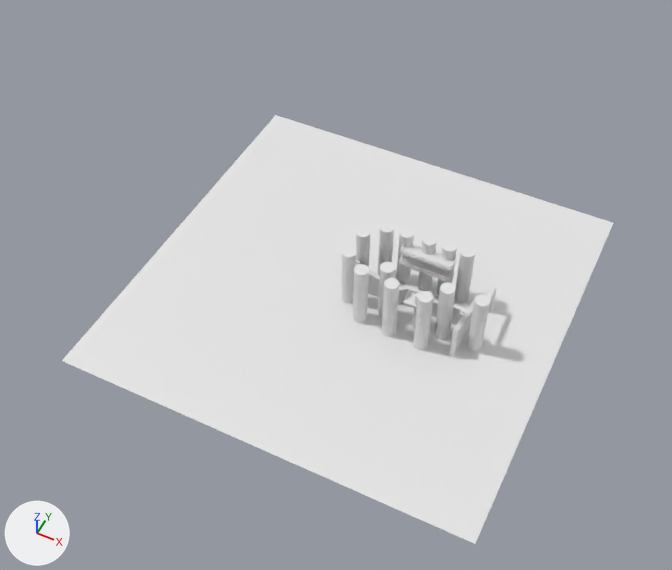
Renders of the Blender file public/asset/model/hest.blend from each side of a commit.
Camera for both pictures: a 50 mm camera at (115.0, -249.0, 295.0) aimed at (-4.0, -11.0, -3.0). Every picture has the same lights, and +X, +Y and +Z are marked at lower left. Materials are left out; every surface is plain grey.

In view in the first picture: 'fon', 'plane', 'platform'.
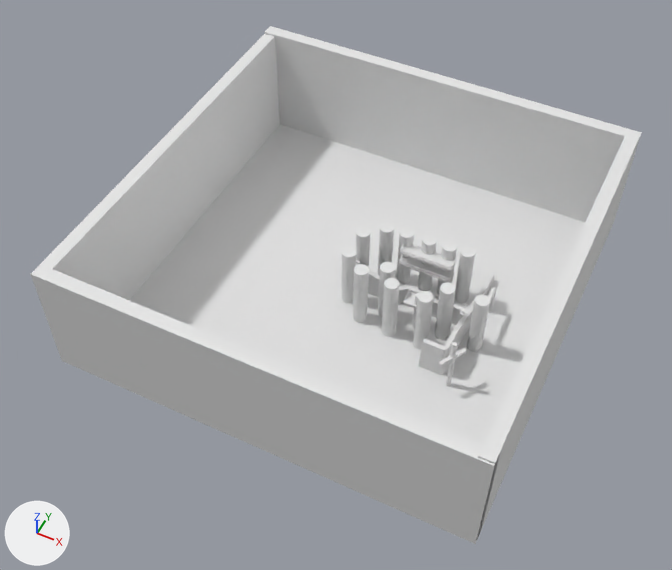
What differs and where, as boxes (x1, y1, x2, y2) in the pictures (672 x 570 px):
'plane', reshaped (11% wider, 21% taller): before (62, 115, 613, 544); after (31, 26, 642, 544)
'platform', reshaped (9% wider, 18% taller): before (356, 260, 484, 357); after (356, 260, 495, 375)
part 1 of me_plane, added: after (31, 26, 642, 544)
part 2 of me_platform, added: after (418, 329, 458, 375)
part 3 of me_platform, added: after (480, 272, 495, 295)

What changed in the scene script:
```text
Change me_plane:
    used by ob_plane; location = (0.0, 0.0, 0.0)
    remove me_plane.from_pydata(...)  # 4 vertices, 1 face; spans x -91.0..91.0, y -91.0..91.0, z -13.0
    add me_plane.from_pydata(...)  # 173 vertices, 152 faces; spans x -91.0..91.0, y -91.0..91.0, z -13.0..41.0
    me_plane part 1: 169 vertices added at x -91.0..91.0, y -91.0..91.0, z -13.0..41.0
Change me_platform:
    used by ob_platform; location = (0.0, 0.0, 0.0)
    remove me_platform.from_pydata(...)  # 2014 vertices, 2012 faces; spans x -1.9..53.0, y -16.6..17.0, z -25.4..3.1
    add me_platform.from_pydata(...)  # 2266 vertices, 2264 faces; spans x -1.9..53.0, y -27.7..31.0, z -25.7..3.1
    me_platform part 2: 234 vertices added at x 41.7..53.0, y -27.7..-25.4, z -14.2..3.1
    me_platform part 3: 18 vertices added at x 51.0..53.0, y 30.3..31.0, z -25.7..-8.4
```
